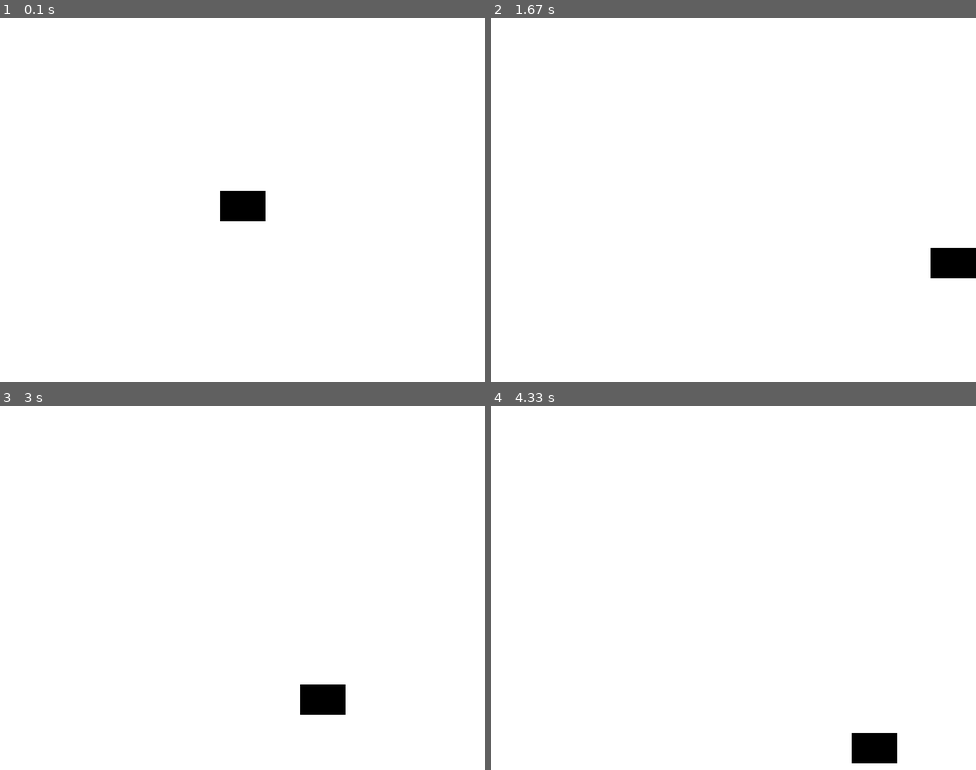
Above: before the commit, frames 1-4 (two rows, left to right).
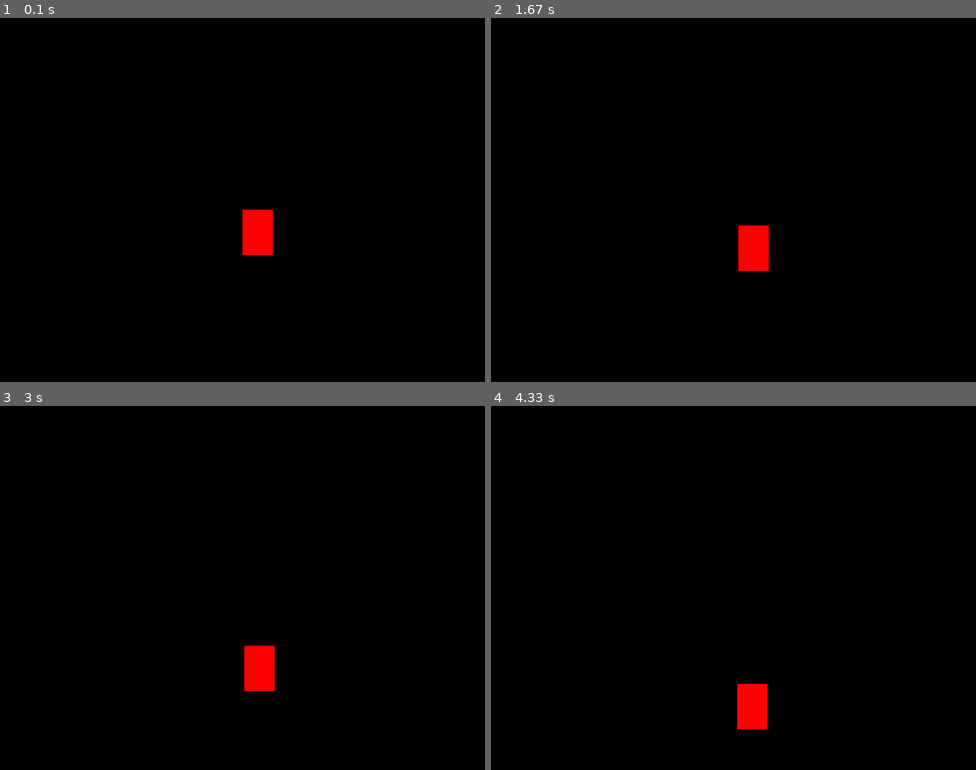
Above: after the commit, the same moments.

Repository: ciarancotter/semester2project
Game: pygame game, started from src/tester.py
Same seed, same stepped clock (60 frames per second), same inputs: the game is played once before the commit and once after it.
Inputs:
- Up to frame 1 (0.1 s): no input
- Up to frame 2 (1.67 s): hold Space 0.33-0.8 s; hold Right 0.33-0.8 s; hold Right 0.83-1.3 s; tap Space at 0.9, 1.2, 1.4 s; hold Right from 1.33 s (still down)
- Up to frame 3 (3 s): tap Space at 1.7, 1.9, 2.2, 2.47, 2.77, 2.9 s; release Right at 1.8 s; hold Left 1.83-2.37 s; hold Left 2.4-2.8 s; hold Right from 2.83 s (still down)
- Up to frame 4 (4.33 s): tap Space at 3.2, 3.57, 3.87, 4.07 s; release Right at 3.47 s; hold Left 3.5-3.97 s; hold Right from 4 s (still down)

The runs differ from the first frame. In frame 1, 99% of the frame differs, in the area x 0-100%, y 0-100%; in frame 2, 99%; in frame 3, 99%; in frame 4, 99%.

Commit message:
movement and jumping controllers
there's a massive change between this code and the one before,
so I just copied and pasted the whole thing to the file here

Diff:
--- a/src/tester.py
+++ b/src/tester.py
@@ -7,6 +7,7 @@
     K_RIGHT,
     K_ESCAPE,
     KEYDOWN,
+    K_SPACE,
     QUIT,
 )
 
@@ -19,39 +20,49 @@
 class Player(pygame.sprite.Sprite):
 
     def __init__(self):
-        super(Player, self).__init__()
-        self.x = SCREEN_WIDTH / 2  #x co-ords for start position
-        self.y = SCREEN_HEIGHT / 2  #y co-ords for start position
-        #just for now its a black box
-        self.surf = pygame.Surface((75, 50))
-        self.surf.fill((0, 0, 0))
-        #initial position
-        self.rect = self.surf.get_rect(center=(self.x, self.y))
+        self.animationList = []
+        self.animationStep = 4
+        #self.neg = 0
+        self.playerwidth = 50
+        self.playerHeight = 75
+        self.playerframeL = False
+        self.playerframeR = False
+        self.playerxChange = 0
+        self.playeryChange = 0
+        self.vel= 5 #velosity, how fast char move
+        self.playerX = SCREEN_WIDTH / 2  #x co-ords for start position
+        self.playerY = SCREEN_HEIGHT / 2  #y co-ords for start position
+
+        self.playerImage = "frame.png"
 
     def gravity(self):
         self.rect.move_ip(0, 1)
 
+
     # Move the sprite based on user keypresses
     def update(self, pressed_keys):
-        if pressed_keys[K_UP]:
-            self.rect.move_ip(0, -5)
-        #might not be needed
-        if pressed_keys[K_DOWN]:
-            self.rect.move_ip(0, 5)
-        if pressed_keys[K_LEFT]:
-            self.rect.move_ip(-5, 0)
-        if pressed_keys[K_RIGHT]:
-            self.rect.move_ip(5, 0)
+        #for vector movement x
+        self.playerX = self.playerX + self.playerxChange
+        self.playerxChange = self.playerxChange *0.10
+        #for vector movement y
+        self.playerY = self.playerY + self.playeryChange
+        self.playeryChange = self.playeryChange *0.10
 
-        # Keep player on the screen
-        if self.rect.left < 0:
-            self.rect.left = 0
-        if self.rect.right > SCREEN_WIDTH:
-            self.rect.right = SCREEN_WIDTH
-        if self.rect.top <= 0:
-            self.rect.top = 0
-        if self.rect.bottom >= SCREEN_HEIGHT:
-            self.rect.bottom = SCREEN_HEIGHT
+        if pressed_keys[K_LEFT] and self.playerX> 0:
+            self.playerxChange = self.playerxChange - 0.2
+            #self.playerX -= self.vel
+        if pressed_keys[K_RIGHT] and self.playerX < SCREEN_WIDTH - self.playerwidth :
+            self.playerxChange = self.playerxChange + 0.2
+
+        if pressed_keys[K_SPACE] and self.playerY  > 0 :
+            self.playeryChange = self.playeryChange - 4
+            #self.playerY -= self.vel
+
+        if self.playerY < SCREEN_HEIGHT - self.playerHeight :
+            self.playerY += 2
+
+
+
 
 
 # Initialize pygame
@@ -60,16 +71,13 @@
 # Create the screen
 screen = pygame.display.set_mode((SCREEN_WIDTH, SCREEN_HEIGHT))
 
-# Instantiate player.(just black box rightnow )
-player = Player()
 
 # Keep main loop running
 running = True
-
+player = Player()
 # Main loop
 while running:
-    player.gravity()
-
+    #player.gravity()
     for event in pygame.event.get():
         # Check if key pressed (KEYDOWN event)
         if event.type == KEYDOWN:
@@ -80,17 +88,16 @@
         elif event.type == QUIT:
             running = False
 
+
+    pressed_keys = pygame.key.get_pressed()
+    player.update(pressed_keys)
+    screen.fill((0,0,0))
+    pygame.draw.rect(screen, (255,0,0), (player.playerX, player.playerY, player.playerwidth, player.playerHeight))
     # Get the set of keys pressed and check for user input
-    pressed_keys = pygame.key.get_pressed()
+    pygame.display.update()
 
-    # Update the player sprite based on user keypresses
-    player.update(pressed_keys)
 
-    # Fill the screen with white
-    screen.fill((255, 255, 255))
 
-    # Draw the player on the screen
-    screen.blit(player.surf, player.rect)
 
     # Update the display
     pygame.display.flip()
